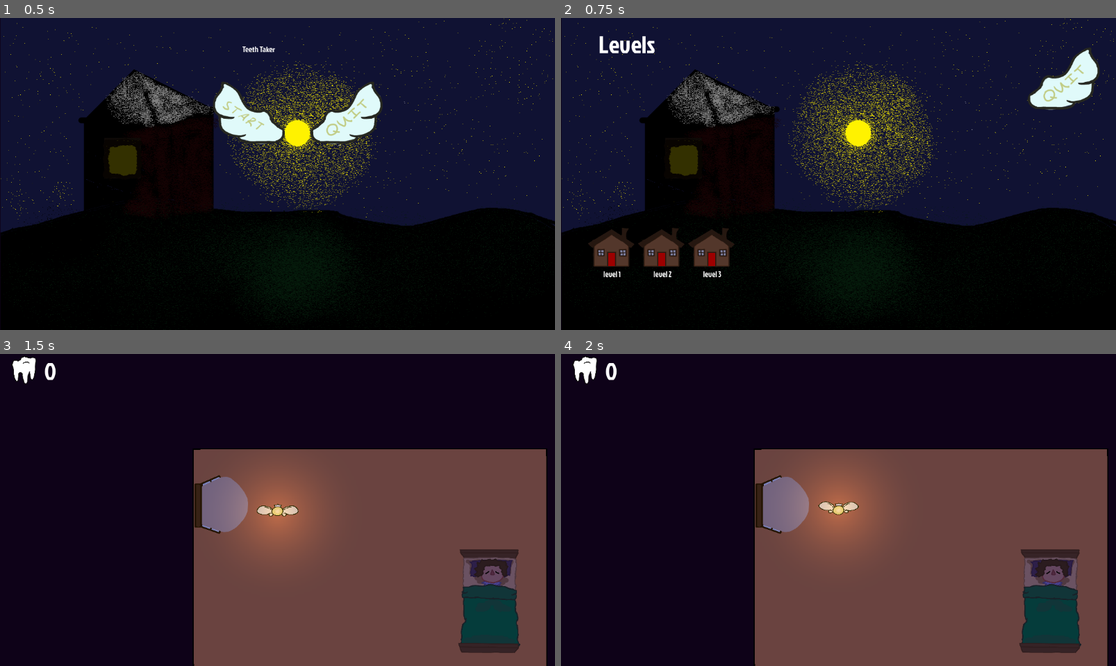
Above: before the commit, frames 1-4 (two rows, left to right).
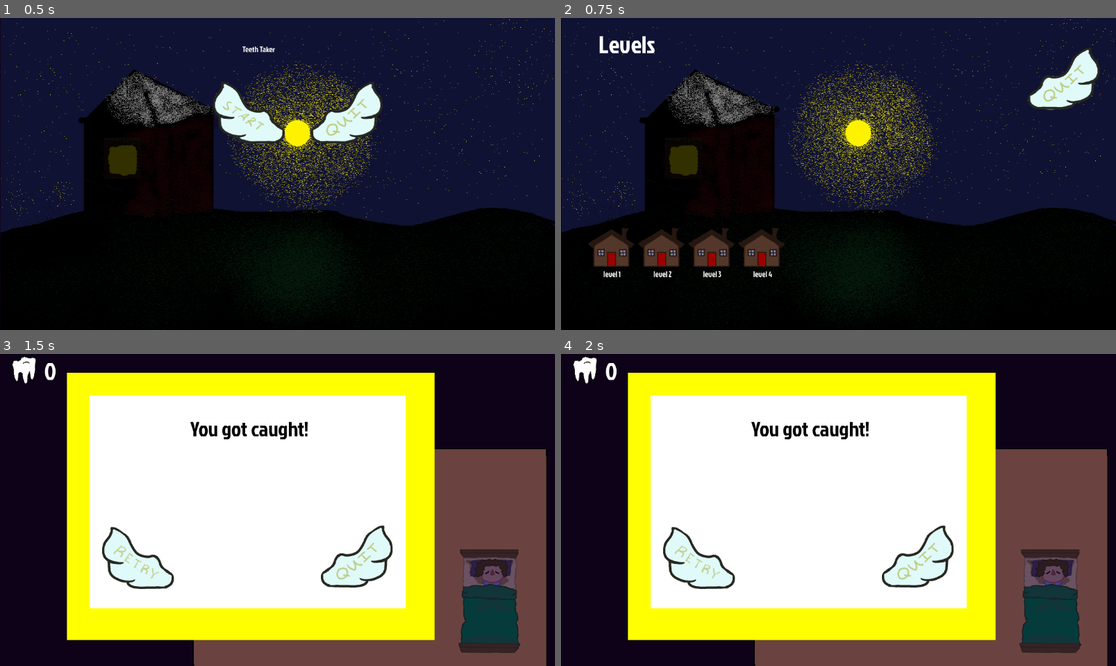
Above: after the commit, the same moments.

Repository: Cthulhu5227/Collector_videogame
Game: Godot game, scene res://main_menu.tscn
The game is run twice, just before and just after one commit, with the same random seed, the same clock (stepped at 60 frames per second) and the same inputs.
Inputs (mouse positions are in pixels of both pictures, inside the frame that each line leads up to):
- Up to frame 1 (0.5 s): no input
- Up to frame 2 (0.75 s): click (810, 114) at 0.5 s
- Up to frame 3 (1.5 s): click "level 1" at 1.25 s
- Up to frame 4 (2 s): no input

Frame 1 is identical in both runs. In frame 2, 0.8% of the frame differs, in the area x 31-41%, y 67-84%; in frame 3, 57%, in the area x 12-79%, y 6-92%; in frame 4, 57%.

Commit message:
update enemy, player movement and extra icons

Diff:
--- a/enemy.gd
+++ b/enemy.gd
@@ -24,7 +24,6 @@
 var SUS_METER_MAX := 100.0
 
 var tracking_player := false
-var lost_sus := true
 var STARTING_PROGRESS = 0.11
 
 var MIN_PROGRESS_RATIO := 0.05
@@ -36,7 +35,9 @@
 
 var accel_distance = 0.05
 
-var waking_pause = 0.0
+var walking_pause = 0.0
+
+var return_to_path = false
 
 func _ready():
 	enemy_sprite.play()
@@ -45,14 +46,13 @@
 	vision_cone.connect("player_spotted", _player_spotted)
 	vision_cone.connect("player_left", _player_left)
 
-
 # If not tracking player, continue along designated path
 # If tracking player, stop moving and look towards player. Increment sus meter
 # If not tracking player and still sus, still be stopped and look where player last was.
 #	Decrement sus meter until 0
 func _process(delta):
-	if !lost_sus:
-		_lost_suspicion(delta)
+	if return_to_path:
+		_return_to_path(delta)
 	elif !tracking_player && sus_meter == 0.0:
 		_bounce_movement(delta)
 	elif tracking_player && sus_meter >= 0.0:
@@ -60,10 +60,10 @@
 	elif !tracking_player:
 		_losing_suspicion(delta)
 
-
 # If first time tracking the player in a given sequence,
 # save cone and sprite rotation
 func _player_spotted():
+	enemy_sprite.stop()
 	if !tracking_player && sus_meter > 0.0:
 		tracking_player = true
 		rotation_speed = 0.75
@@ -73,9 +73,6 @@
 		prev_enemy_pos = global_position
 		Ui.get_node("audio_control").play_sound(1)
 		tracking_player = true
-		if !lost_sus:
-			lost_sus = true
-
 		rotation_speed = 0.75
 
 func _player_left():
@@ -83,8 +80,8 @@
 	rotation_speed = 0.25
 
 func _bounce_movement(delta):
-	if waking_pause > 0.0:
-		waking_pause = max(waking_pause - delta, 0.0)
+	if walking_pause > 0.0:
+		walking_pause = max(walking_pause - delta, 0.0)
 	elif remaining_time > 0.0:
 		remaining_time -= delta
 		if remaining_time <= 0.0:
@@ -93,7 +90,7 @@
 			position.y *= -1
 			progress_ratio += progress_ratio_speed
 			remaining_time = 0.0
-			waking_pause = 0.5
+			walking_pause = 0.5
 	elif progress_ratio >= MAX_PROGRESS_RATIO || progress_ratio <= MIN_PROGRESS_RATIO:
 		enemy_sprite.stop()
 		progress_ratio_speed *= -1
@@ -119,11 +116,8 @@
 		target_angle += PI
 	rotation = lerp_angle(rotation, target_angle, delta * rotation_speed)
 
-	# Move towards player
-	global_position += (player.global_position - global_position).normalized() * enemy_speed * delta
-
 	if sus_meter > SUS_METER_MAX:
-		#Ui.game_over_screen()
+		Ui.game_over_screen()
 		pass
 	else:
 		sus_meter += SUS_RATE * delta
@@ -132,7 +126,6 @@
 	Ui.end_level()
 
 func _losing_suspicion(delta):
-	enemy_sprite.play()
 	# Rotate to face player
 	var direction = player.global_position - global_position
 	var target_angle = direction.angle()
@@ -140,29 +133,17 @@
 		target_angle += PI
 	rotation = lerp_angle(rotation, target_angle, delta * rotation_speed)
 
-	# Move towards player
-	global_position += (player.global_position - global_position).normalized() * enemy_speed * delta
-	if sus_meter < 0.8 and sus_meter > 0.0:
-		rotation = lerp_angle(rotation, prev_enemy_direction, delta * rotation_speed)
 	sus_meter = max(sus_meter - SUS_RATE * delta, 0.0)
 	if sus_meter == 0.0:
-		lost_sus = false
+		walking_pause = 0.2
+		return_to_path = true
 
-func _lost_suspicion(delta):
-	var point = get_global_point_on_path(get_parent(), progress_ratio)
-	position = position.move_toward(point, enemy_speed * delta)
-	if position == point:
-		lost_sus = true
+func _return_to_path(delta):
+	if walking_pause > 0.0:
+		walking_pause = max(walking_pause - delta, 0.0)
 	else:
-		look_at(point)
-
-func get_global_point_on_path(path2d: Path2D, ratio: float) -> Vector2:
-	var curve := path2d.curve
-	if curve == null or curve.get_point_count() < 2:
-		return path2d.global_position  # Fallback if path is empty or invalid
-
-	var length = curve.get_baked_length()
-	var distance = clamp(ratio, 0.0, 1.0) * length
-	var local_point = curve.sample_baked(distance)
-	var global_point = path2d.to_global(local_point)
-	return global_point
+		rotation_speed = 0.75
+		rotation = lerp_angle(rotation, prev_enemy_direction, delta * rotation_speed)
+		if abs(rotation - prev_enemy_direction) < 0.05:
+			rotation = prev_enemy_direction
+			return_to_path = false
--- a/level_menu.gd
+++ b/level_menu.gd
@@ -1,5 +1,5 @@
 extends Control
-var number_of_levels = 3
+var number_of_levels = 4
 @onready var level_button = $level_button
 @onready var level_container = $level_container
 
--- /dev/null
+++ b/levels/level_4.tscn
@@ -0,0 +1,26 @@
+[gd_scene load_steps=7 format=3 uid="uid://b2ml141t6xirf"]
+
+[ext_resource type="PackedScene" uid="uid://bcks5aa6qr3t0" path="res://lightfx/dimness.tscn" id="1_hokjj"]
+[ext_resource type="PackedScene" uid="uid://henuxxm7oxlp" path="res://camera_2d.tscn" id="2_0fd8o"]
+[ext_resource type="PackedScene" uid="uid://dwsk6befvaf0a" path="res://player.tscn" id="3_dmnu2"]
+[ext_resource type="PackedScene" uid="uid://dbqx4kfoya38a" path="res://bed.tscn" id="4_sc6c1"]
+[ext_resource type="PackedScene" uid="uid://c3th6ihcugi4r" path="res://basic_room.tscn" id="5_ng40l"]
+[ext_resource type="PackedScene" uid="uid://doyg3xf8tfm1n" path="res://window.tscn" id="6_04hp8"]
+
+[node name="Level" type="Node2D"]
+
+[node name="CanvasModulate" parent="." instance=ExtResource("1_hokjj")]
+color = Color(0.57254905, 0.5529412, 0.73333335, 1)
+
+[node name="Camera2D" parent="." instance=ExtResource("2_0fd8o")]
+
+[node name="player" parent="." instance=ExtResource("3_dmnu2")]
+
+[node name="bed" parent="." instance=ExtResource("4_sc6c1")]
+position = Vector2(440, 189)
+
+[node name="basic_room" parent="." instance=ExtResource("5_ng40l")]
+
+[node name="window" parent="." instance=ExtResource("6_04hp8")]
+position = Vector2(-108, -11)
+rotation = 1.5707964
--- a/player.gd
+++ b/player.gd
@@ -65,6 +65,9 @@
 func _physics_process(delta):
 	## check for boxes and such
 	$AnimationPlayer.play("oscilate")
+	if selecting:
+		target = get_global_mouse_position()
+
 	for bed in get_tree().get_nodes_in_group("bed"):
 			if global_position.distance_to(bed.global_position) < interact_range and not bed.used:
 				tutorial.visible = true
--- a/ui.tscn
+++ b/ui.tscn
@@ -12,10 +12,10 @@
 [ext_resource type="Texture2D" uid="uid://cxi3kmc7fauk3" path="res://assets/sprites/wings_q.png" id="9_7rqds"]
 [ext_resource type="Texture2D" uid="uid://cpjuti0dcgfdl" path="res://assets/sprites/wings_q_hover.png" id="10_nvb2n"]
 [ext_resource type="Script" uid="uid://bftp35jn4256y" path="res://retry_button.gd" id="11_e2l4f"]
-[ext_resource type="Texture2D" uid="uid://crqvtq1fgv7u3" path="res://assets/retry_test.png" id="11_gs482"]
 [ext_resource type="Texture2D" uid="uid://8sv1g5kl876q" path="res://assets/sprites/wings_n.png" id="11_os5c7"]
 [ext_resource type="Texture2D" uid="uid://jlm2agjo84dy" path="res://assets/sprites/wings_n_hover.png" id="12_b2p7n"]
-[ext_resource type="Texture2D" uid="uid://0etiu1j7lfms" path="res://assets/retry_hover_test.png" id="12_cxd00"]
+[ext_resource type="Texture2D" uid="uid://bsfx85sma2rn2" path="res://assets/sprites/wings_r.png" id="14_7rqds"]
+[ext_resource type="Texture2D" uid="uid://bv1n77tg2g6bx" path="res://assets/sprites/wings_r_hover.png" id="15_nvb2n"]
 
 [sub_resource type="LabelSettings" id="LabelSettings_n5ude"]
 font_size = 50
@@ -128,7 +128,6 @@
 horizontal_alignment = 1
 
 [node name="game_over_menu" type="Control" parent="."]
-visible = false
 layout_mode = 3
 anchors_preset = 0
 offset_right = 40.0
@@ -151,22 +150,22 @@
 
 [node name="quit_button" type="TextureButton" parent="game_over_menu"]
 layout_mode = 0
-offset_left = 688.0
-offset_top = 445.0
-offset_right = 816.0
-offset_bottom = 509.0
-texture_normal = ExtResource("3_nltto")
-texture_hover = ExtResource("4_ibotj")
+offset_left = 641.0
+offset_top = 327.0
+offset_right = 841.0
+offset_bottom = 527.0
+texture_normal = ExtResource("9_7rqds")
+texture_hover = ExtResource("10_nvb2n")
 script = ExtResource("3_27fn8")
 
 [node name="retry_button" type="TextureButton" parent="game_over_menu"]
 layout_mode = 0
-offset_left = 234.0
-offset_top = 443.0
-offset_right = 362.0
-offset_bottom = 507.0
-texture_normal = ExtResource("11_gs482")
-texture_hover = ExtResource("12_cxd00")
+offset_left = 186.0
+offset_top = 330.0
+offset_right = 386.0
+offset_bottom = 530.0
+texture_normal = ExtResource("14_7rqds")
+texture_hover = ExtResource("15_nvb2n")
 script = ExtResource("11_e2l4f")
 
 [node name="Label" type="Label" parent="game_over_menu"]
Binary file added: assets/sprites/wings_r.png
Not shown, added: assets/sprites/wings_r.png.import
Binary file added: assets/sprites/wings_r_hover.png
Not shown, added: assets/sprites/wings_r_hover.png.import
